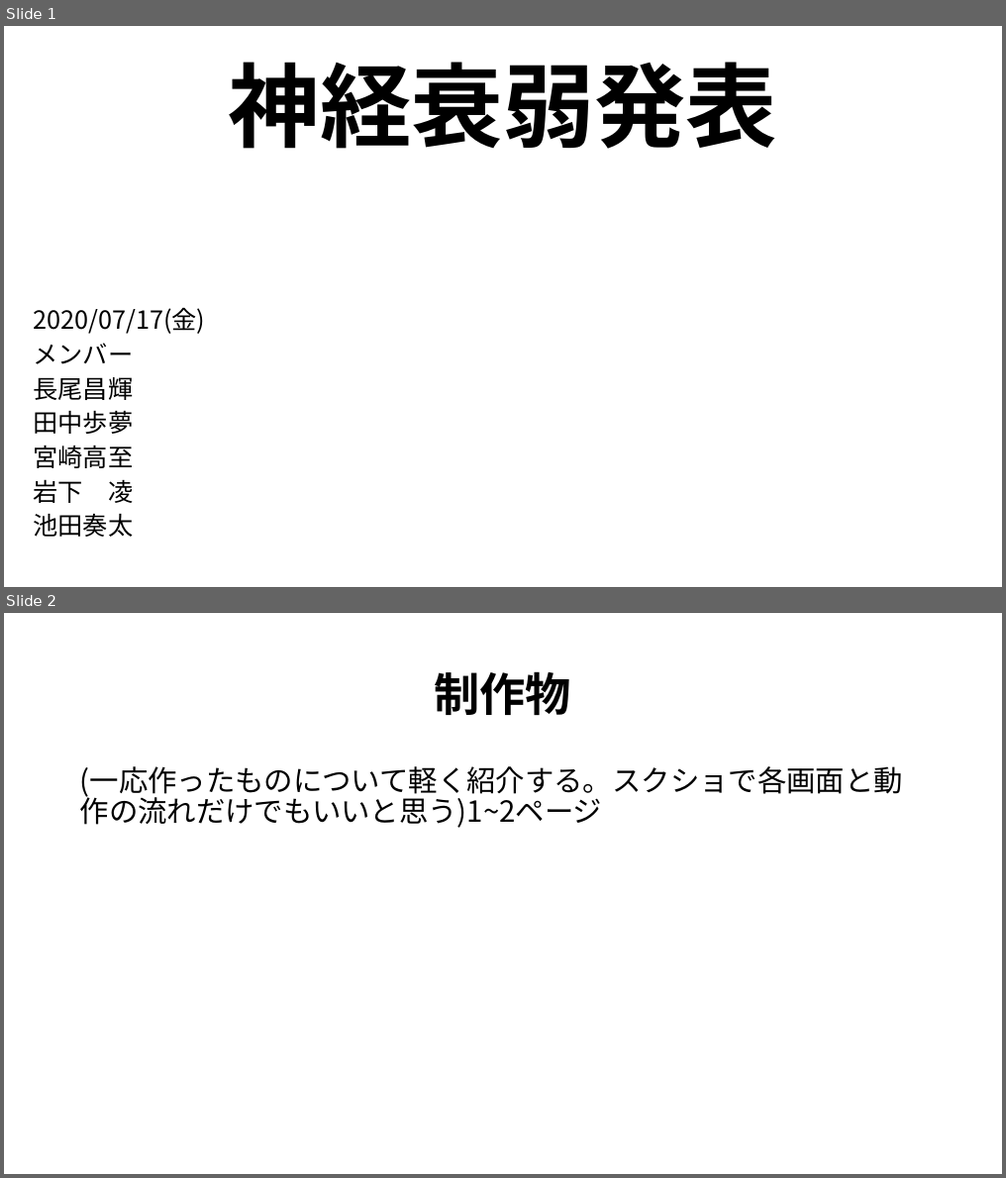
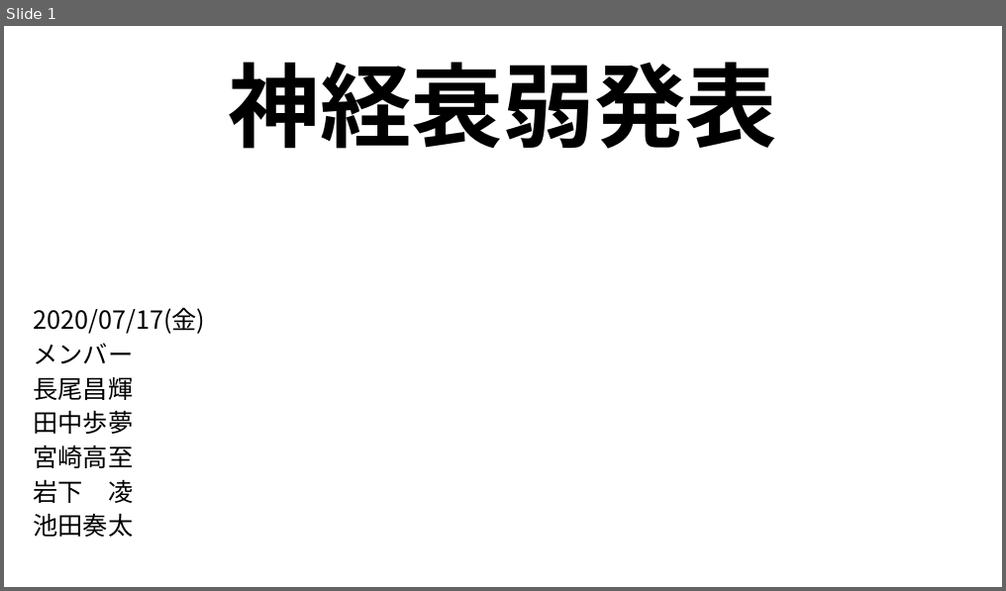
Before and after one commit to NagaoMasaki/NervousBreakdown, a slide deck: 資料/神経衰弱発表資料_200716.pptx. Shown one above the other, each under a label of ours: slides 1 and 2 before the commit, slide 1 after it. The pictures are 1006x1178 and 1006x591 pixels, drawn with LibreOffice and Linux fonts; fonts in the diff are those of the drawing. Boxes give left, top, right and bottom in pixels: in the first picture for what was removed or moved away, otherwise in the second. Text is boxed around its words. In the diff, an @@ line names an element or a change of style, - is before the commit and + after.

```diff
--- a/資料/神経衰弱発表資料_200716.pptx
+++ b/資料/神経衰弱発表資料_200716.pptx
@@ slide 2 removed at bbox=[4, 613, 1002, 1174], background #FFFFFF @@
@@ title removed at bbox=[435, 671, 572, 715] @@
-制作物
@@ text removed at bbox=[80, 766, 903, 828] @@
-(一応作ったものについて軽く紹介する。スクショで各画面と動作の流れだけでもいいと思う)1~2ページ
```
Also in this commit, not shown: 10 slides changed, 1 slide added, 1 other slide removed.
